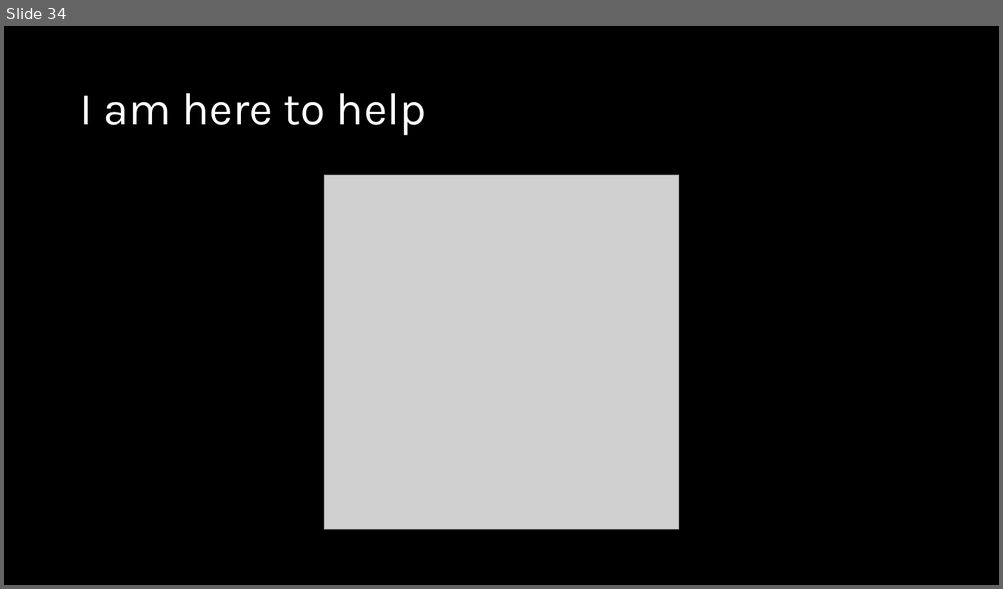
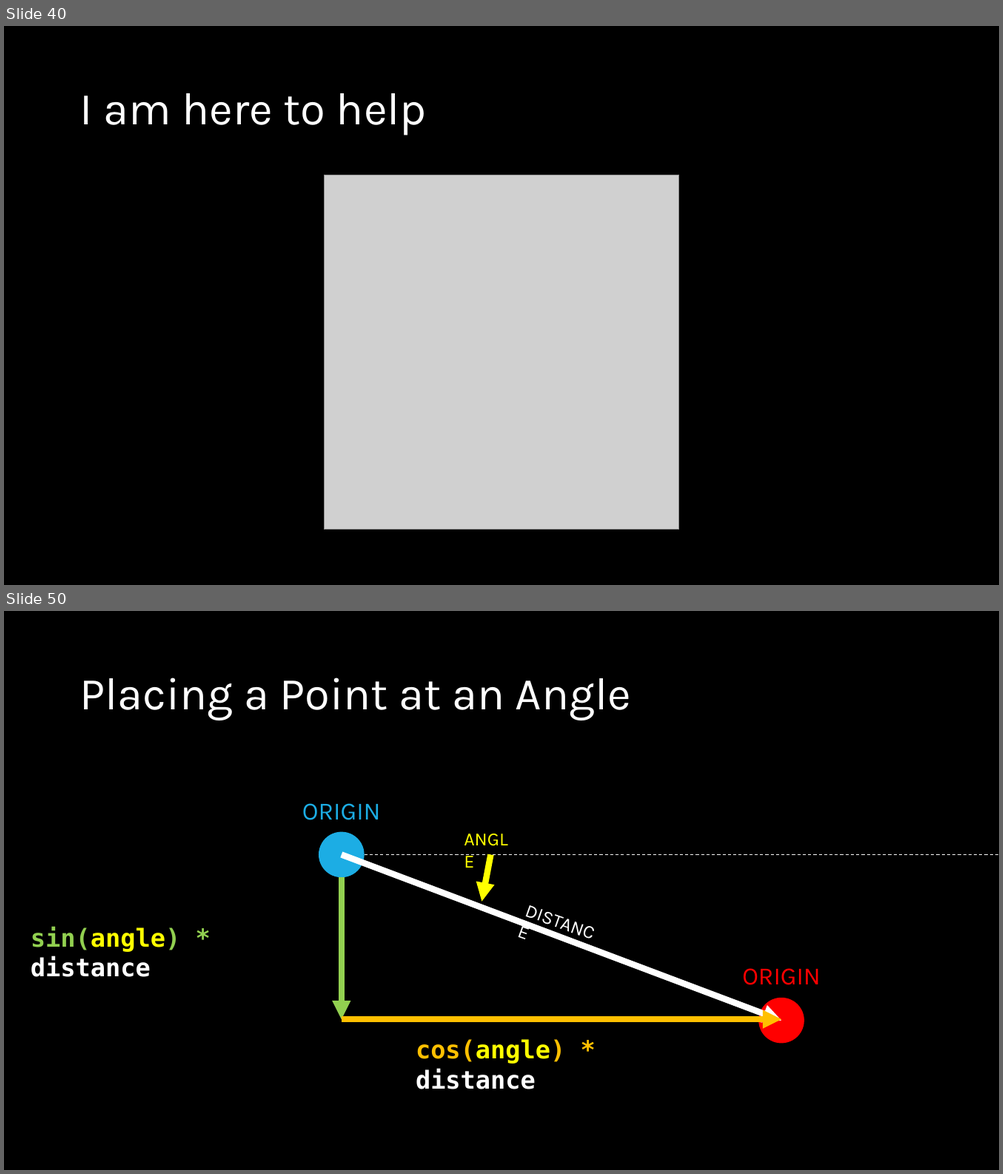
Before and after one commit to crhallberg/IMM120, a slide deck: Presentations/Class 04 – Sept 25.pptx. Shown one above the other, each under a label of ours: slide 34 before the commit, slides 40 and 50 after it; the slides between them are not shown. The pictures are 1003x589 and 1003x1174 pixels, drawn with LibreOffice and Linux fonts; fonts in the diff are those of the drawing; grey boxes stand for pictures. Boxes give left, top, right and bottom in pixels: in the first picture for what was removed or moved away, otherwise in the second. Text is boxed around its words. In the diff, an @@ line names an element or a change of style, - is before the commit and + after.

```diff
--- a/Presentations/Class 04 – Sept 25.pptx
+++ b/Presentations/Class 04 – Sept 25.pptx
@@ slide 50 added at <box>4,611,999,1170</box>, background #000000 @@
@@ title added at <box>79,678,631,721</box>, 44 pt, text #FFFFFF @@
+Placing a Point at an Angle
@@ text added at <box>302,803,381,820</box>, 24 pt, text #1CADE4 @@
+ORIGIN
@@ ellipse added at <box>318,832,364,877</box>, fill #1CADE4 @@
@@ text added at <box>457,823,525,854</box>, 18 pt, text #FFFF00 @@
+ANGLE
@@ arrow added from (341, 855) to (782, 1021), #FFFFFF 6 pt @@
@@ line added from (364, 855) to (999, 855), #FFFFFF 0.75 pt dashed @@
@@ arrow added from (490, 855) to (481, 902), #FFFF00 6 pt @@
@@ arrow added from (341, 877) to (341, 1020), #92D050 6 pt @@
@@ text added at <box>31,926,180,977</box>, 24 pt, text #FFFFFF, bold @@
+sin(angle) * distance
@@ text added at <box>742,968,820,985</box>, 24 pt, text #FF0000 @@
+ORIGIN
@@ ellipse added at <box>758,998,804,1044</box>, fill #FF0000 @@
@@ arrow added from (341, 1020) to (782, 1020), #FFC000 6 pt @@
@@ text added at <box>415,1039,565,1064</box>, 24 pt, text #FFFFFF, bold @@
+cos(angle) * distance
@@ text added at <box>415,1068,535,1090</box>, 18 pt, text #FFFFFF @@
+DISTANCE
@@ what was slide 34 is now slide 40 @@
```
Also in this commit, not shown: 8 slides changed, 15 other slides added, 1 slide removed.
